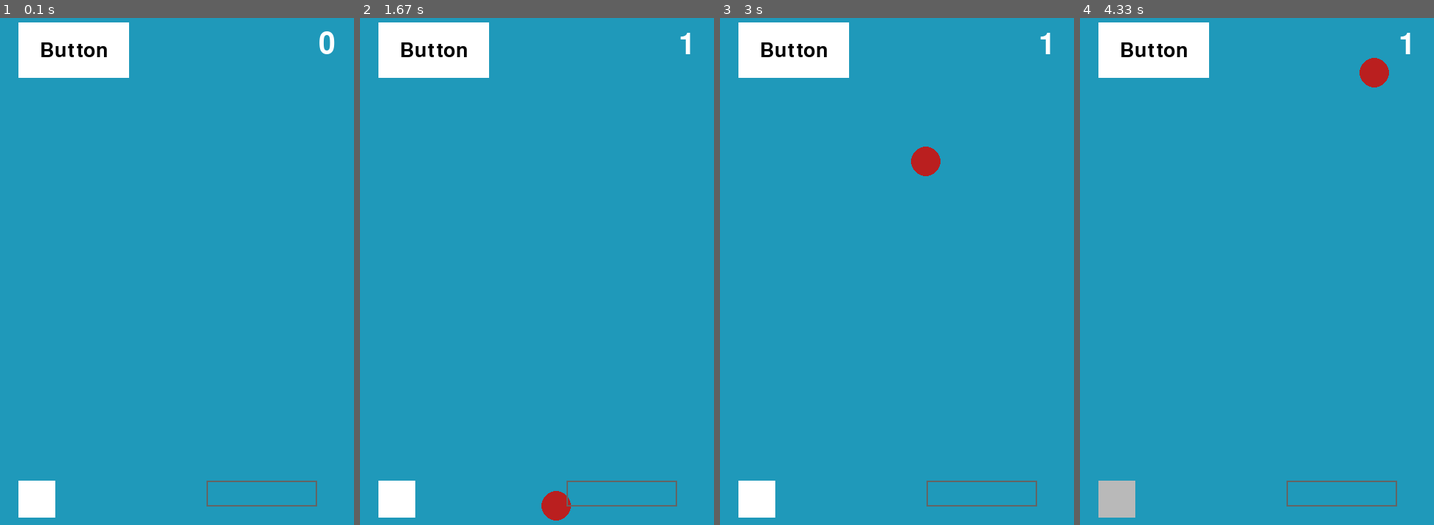
Above: before the commit, frames 1-4 (left to right).
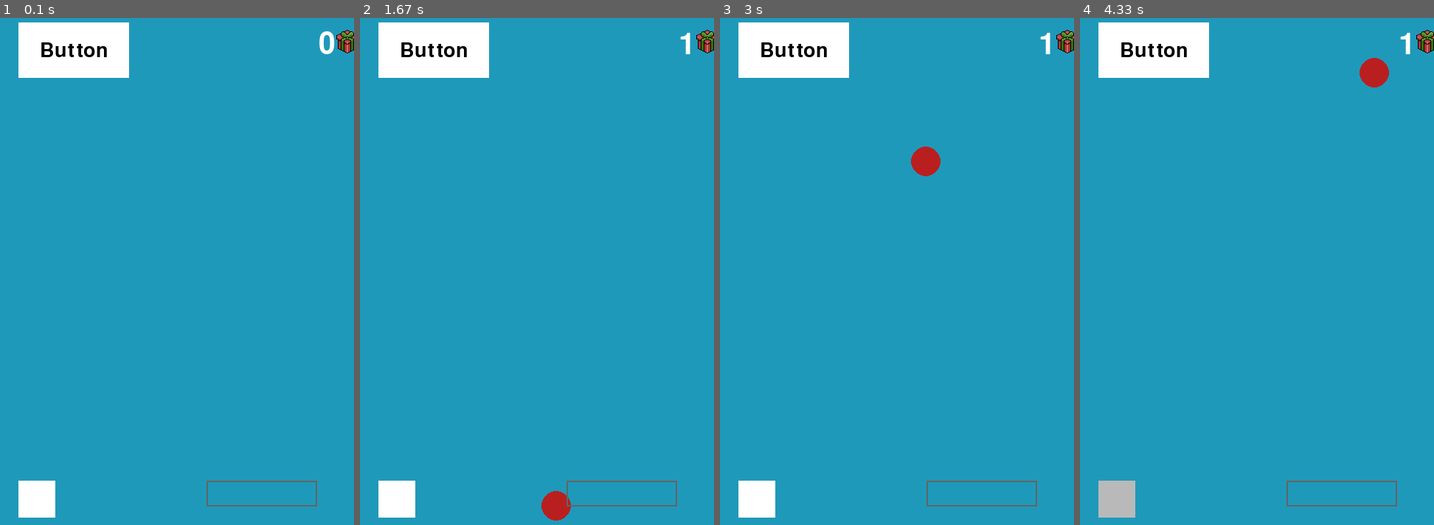
Above: after the commit, the same moments.

Repository: GameGenesis/Pygame-Utils
Game: pygame game, started from test.py
Two runs of this game, one before a commit and one after it. Both use one fixed random seed, a clock stepped at 60 frames per second and the inputs below.
Inputs (mouse positions are in pixels of both pictures, inside the frame that each line leads up to):
- Up to frame 1 (0.1 s): no input
- Up to frame 2 (1.67 s): click "Button" at 0.38 s; press the mouse at (621, 494) at 0.7 s; move the mouse to (554, 398) at 0.8 s; release the mouse at (490, 306) at 0.93 s; press the mouse at (434, 48) at 1.03 s; move the mouse to (459, 104) at 1.13 s; release the mouse at (487, 159) at 1.27 s
- Up to frame 3 (3 s): press the mouse at (981, 494) at 1.87 s; move the mouse to (872, 372) at 1.97 s; release the mouse at (766, 256) at 2.1 s; press the mouse at (794, 48) at 2.2 s; move the mouse to (893, 256) at 2.3 s; release the mouse at (996, 459) at 2.43 s
- Up to frame 4 (4.33 s): tap Space at 3, 3.73, 4.03 s; press the mouse at (1341, 494) at 3.37 s; move the mouse to (1264, 428) at 3.47 s; release the mouse at (1189, 367) at 3.6 s; press the mouse at (1115, 499) at 4.2 s; move the mouse to (1207, 423) at 4.3 s

The runs differ from the first frame. In frame 1, 0.2% of the frame differs, in the area x 95-100%, y 2-7%; in frame 2, 0.2%; in frame 3, 0.2%; in frame 4, 0.2%.

Commit message:
Create UI image class and reorganize directory structure

Diff:
--- a/main.py
+++ b/test.py
@@ -1,8 +1,8 @@
 import pygame
 from pygame.math import Vector2
-from json_save import JsonSave
+from utils.json_save import JsonSave
 
-from pygame_utils import Alignment, Button, Canvas, CheckBox, EventManager, InputBox, Label, Panel, Square, Circle, Color
+from utils.pygame_utils import Alignment, Button, Canvas, CheckBox, EventManager, InputBox, Label, Panel, Square, Circle, Color, UiImage
 
 velocity = [400, 400]
 current_velocity = velocity
@@ -42,6 +42,7 @@
     button = Button(position=Vector2(25, 25), label=Label("Button", Color.BLACK, font_size=40), on_click=increment_score, disabled=False, label_alignment=Alignment.CENTER)
     check_box = CheckBox(position=Vector2(25, surface_size[1] - 75), on_value_change=toggle_color)
     input_box = InputBox(position=Vector2(surface_size[0] - 200, surface_size[1] - 75), on_submit=set_score)
+    image = UiImage(file_name="images/Present_64px.png", position=Vector2(surface_size[0] - 25, 35))
     EventManager.set_events(toggle_velocity, on_quit=lambda: JsonSave.save("save_data.json", "Score", score))
 
     while True:
@@ -68,7 +69,7 @@
         score_text.set_text(score)
         Canvas.draw()
 
-        pygame.display.flip()
+        pygame.display.update()
 
         clock.tick(60)
 
--- a/pygame_utils.py
+++ b/utils/pygame_utils.py
@@ -126,6 +126,40 @@
             cls.main_surface = pygame.display.get_surface()
         for graphic in cls.graphic_elements:
             graphic.draw(cls.main_surface)
+
+
+class UiImage(Graphic):
+    def __init__(self, image_surface: pygame.surface=None, file_name: str=None, position: Vector2=Vector2(0, 0), size: Vector2=None,
+    color_tint: pygame.Color | tuple[int, int, int, int]=(255, 255, 255, 255)) -> None:
+        """
+        Specify either the image surface or the image path, not both.
+        """
+        super().__init__()
+        self.position = position
+        self.size = size
+        self.color_tint = color_tint
+
+        self.image_surface = None
+        self.set_image(image_surface, file_name)
+
+    def get_image(self) -> pygame.Surface:
+        return self.image_surface
+
+    def set_image(self, image_surface: pygame.surface=None, file_name: str=None) -> pygame.Surface:
+        if image_surface:
+            self.image_surface = image_surface
+        else:
+            if file_name:
+                self.image_surface = pygame.image.load(file_name)
+        self.scale_image()
+
+    def scale_image(self):
+        if self.size:
+            self.image_surface = pygame.transform.scale(self.image_surface, self.size)
+
+    def draw(self, surface: pygame.Surface):
+        if self.image_surface:
+            surface.blit(self.image_surface, self.position)
 
 
 class Panel(Graphic):
Binary file added: images/Present_64px.png
Renamed: json_save.py -> utils/json_save.py
